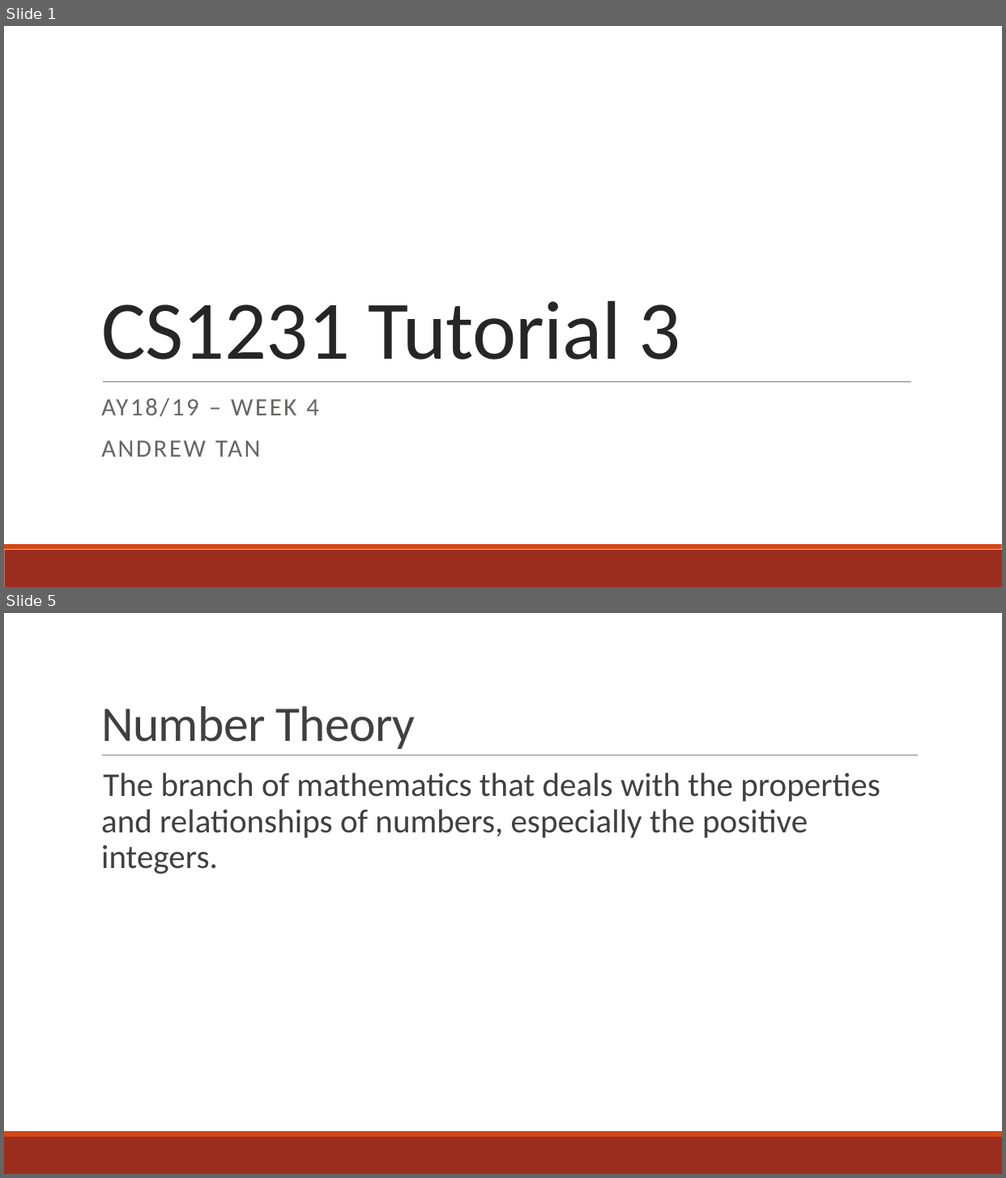
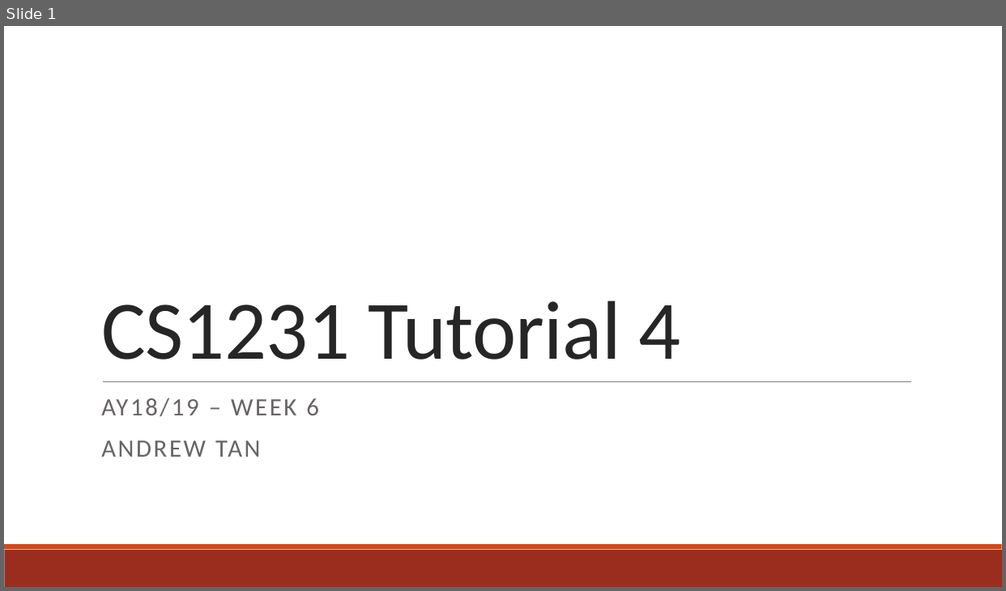
Before and after one commit to andrewtanJS/CS1231-AY18-19, a slide deck: Tutorial 4/Tutorial 4 - GCD and Modulo Arithmetic.pptx. Shown one above the other, each under a label of ours: slides 1 and 5 before the commit, slide 1 after it; the slides between them are not shown. The pictures are 1006x1178 and 1006x591 pixels, drawn with LibreOffice and Linux fonts; fonts in the diff are those of the drawing. Boxes give left, top, right and bottom in pixels: in the first picture for what was removed or moved away, otherwise in the second. Text is boxed around its words. In the diff, an @@ line names an element or a change of style, - is before the commit and + after.

Commit message:
Add Tutorial 4 slides

```diff
--- a/Tutorial 4/Tutorial 4 - GCD and Modulo Arithmetic.pptx
+++ b/Tutorial 4/Tutorial 4 - GCD and Modulo Arithmetic.pptx
@@ slide 5 removed at box(4, 613, 1002, 1174), background #FFFFFF; not listed: 2 template elements that a slide beside it also shows @@
@@ title removed at box(101, 706, 415, 749) @@
-Number Theory
@@ line removed from (102, 756) to (918, 756) @@
@@ text removed at box(101, 773, 880, 874) @@
-  The branch of mathematics that deals with the properties and relationships of numbers, especially the positive integers.
@@ slide 1 changed as well @@
@@ title at box(101, 301, 681, 360): text changed @@
-CS1231 Tutorial 3
+CS1231 Tutorial 4
@@ subtitle at box(101, 398, 319, 417): text changed @@
-AY18/19 – WEEK 4
+AY18/19 – WEEK 6
```
Also in this commit, not shown: 10 slides added, 6 other slides removed, 1 other file.
